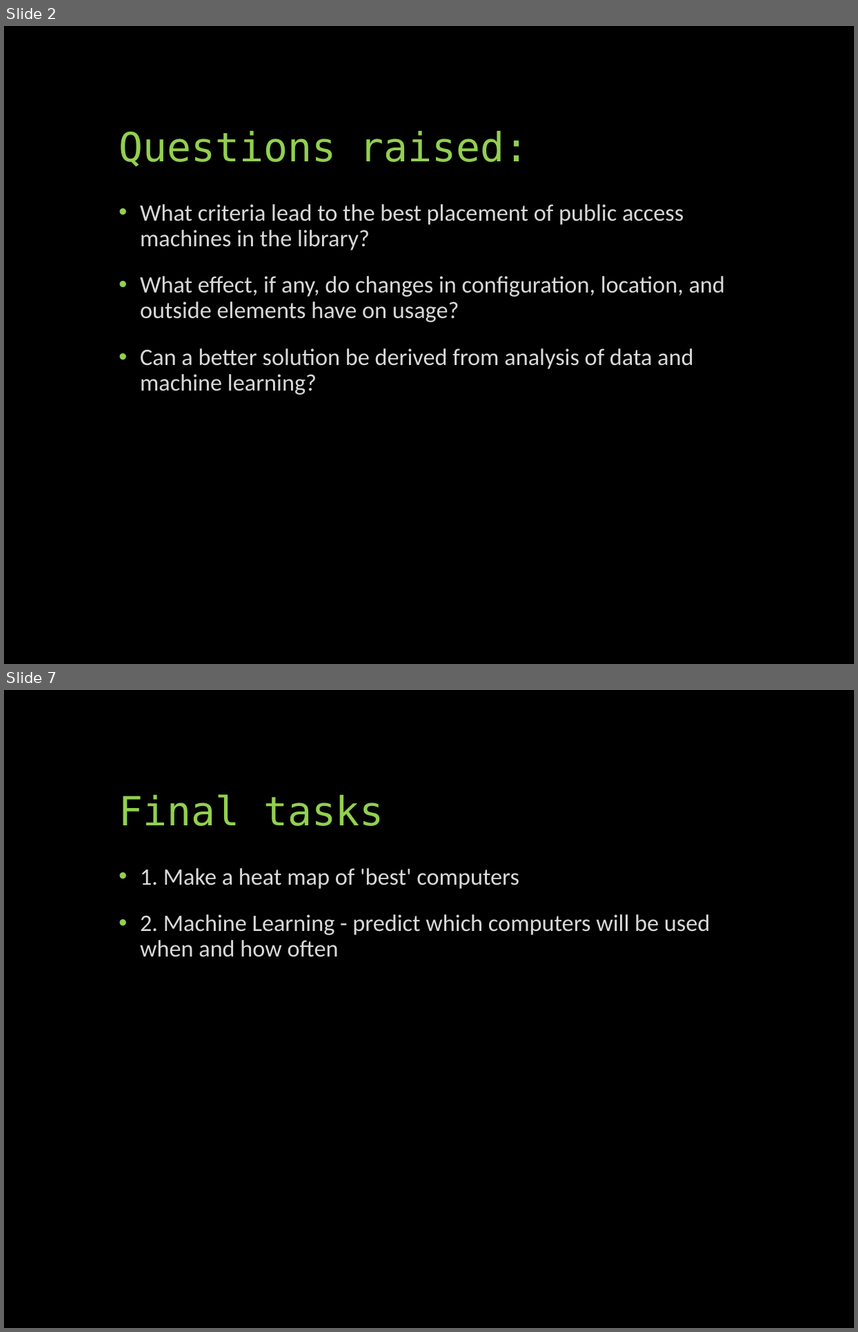
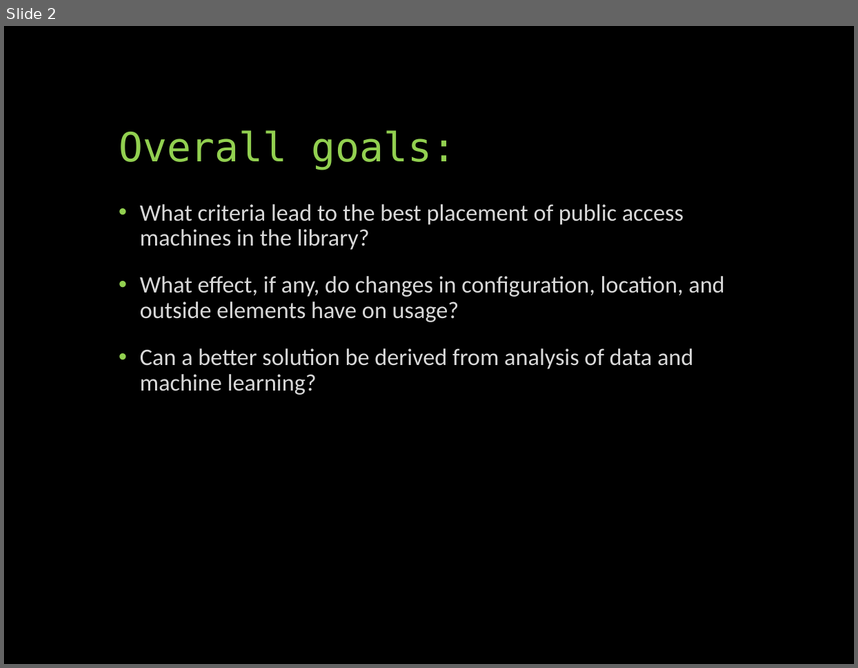
Before and after one commit to UNCG-CSE/Library-Computer-Usage-Analysis, a slide deck: docs/Computers in the Libraries.pptx. Shown one above the other, each under a label of ours: slides 2 and 7 before the commit, slide 2 after it; the slides between them are not shown. The pictures are 858x1332 and 858x668 pixels, drawn with LibreOffice and Linux fonts; fonts in the diff are those of the drawing. Boxes give left, top, right and bottom in pixels: in the first picture for what was removed or moved away, otherwise in the second. Text is boxed around its words. In the diff, an @@ line names an element or a change of style, - is before the commit and + after.

```diff
--- a/docs/Computers in the Libraries.pptx
+++ b/docs/Computers in the Libraries.pptx
@@ slide 7 removed at (4,690,854,1328), background #000000 @@
@@ title removed at (119,794,384,826) @@
-Final tasks
@@ text removed at (140,868,710,957) @@
-• 1. Make a heat map of 'best' computers
-• 2. Machine Learning - predict which computers will be used when and how often
@@ slide 2 changed as well @@
@@ text at (119,130,457,170): text changed @@
-Questions raised:
+Overall goals:
```
Also in this commit, not shown: 1 other slide changed, 9 slides added, 6 other slides removed, 1 other file.
